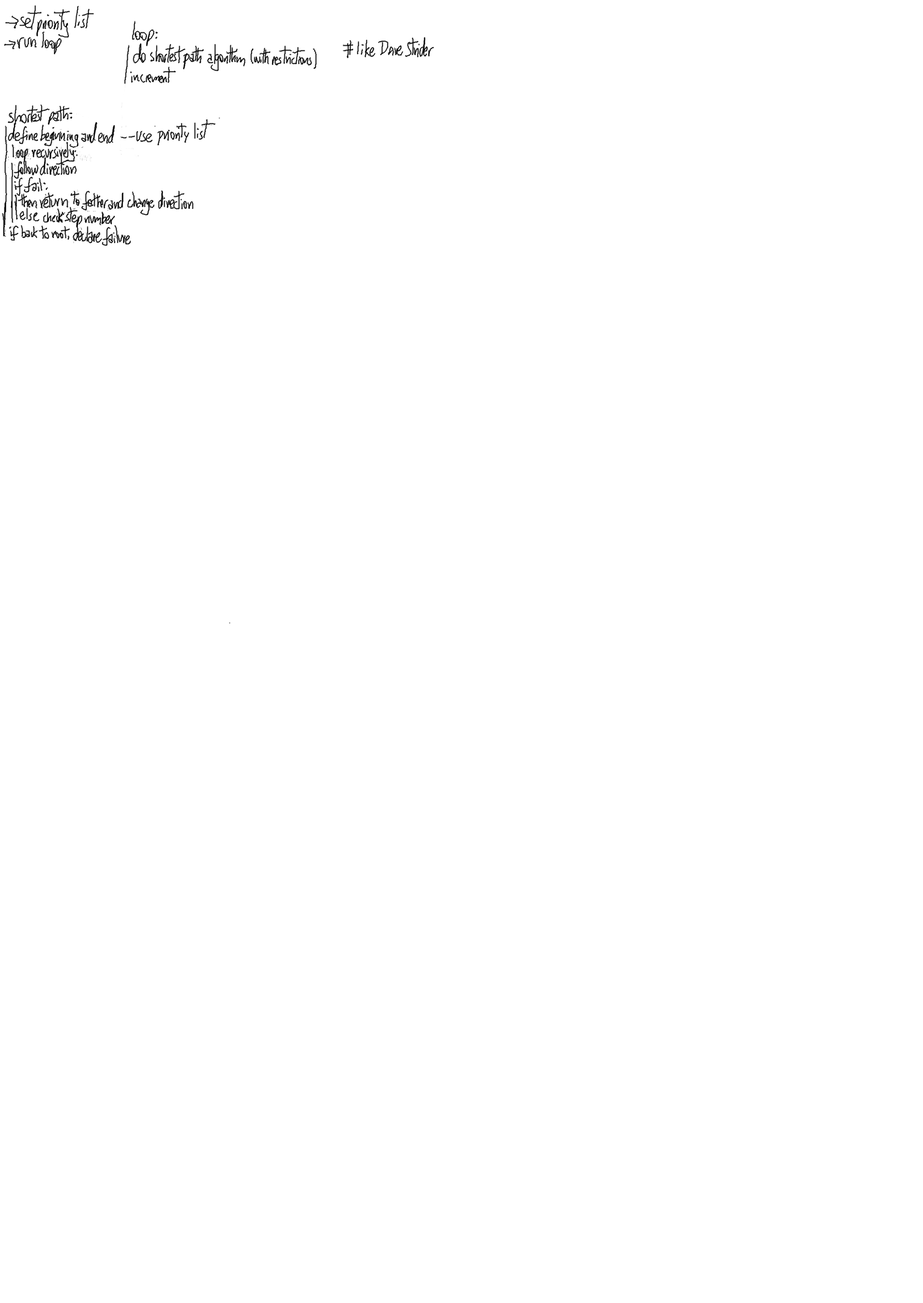
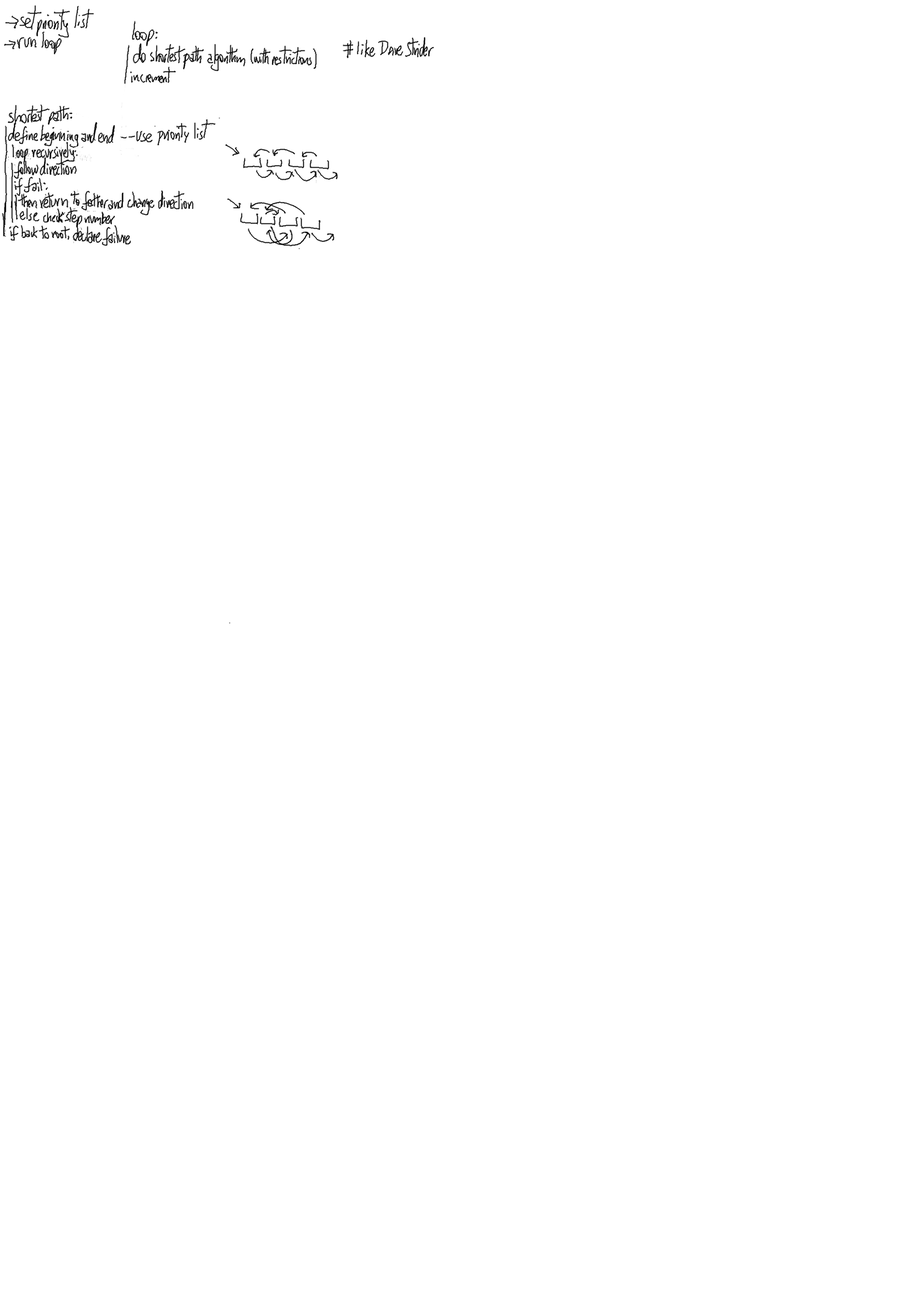
The second (923, 1303) image is a revision of the first. Changes to its layers:
painted on "Background" over <box>225,143,338,250</box>
